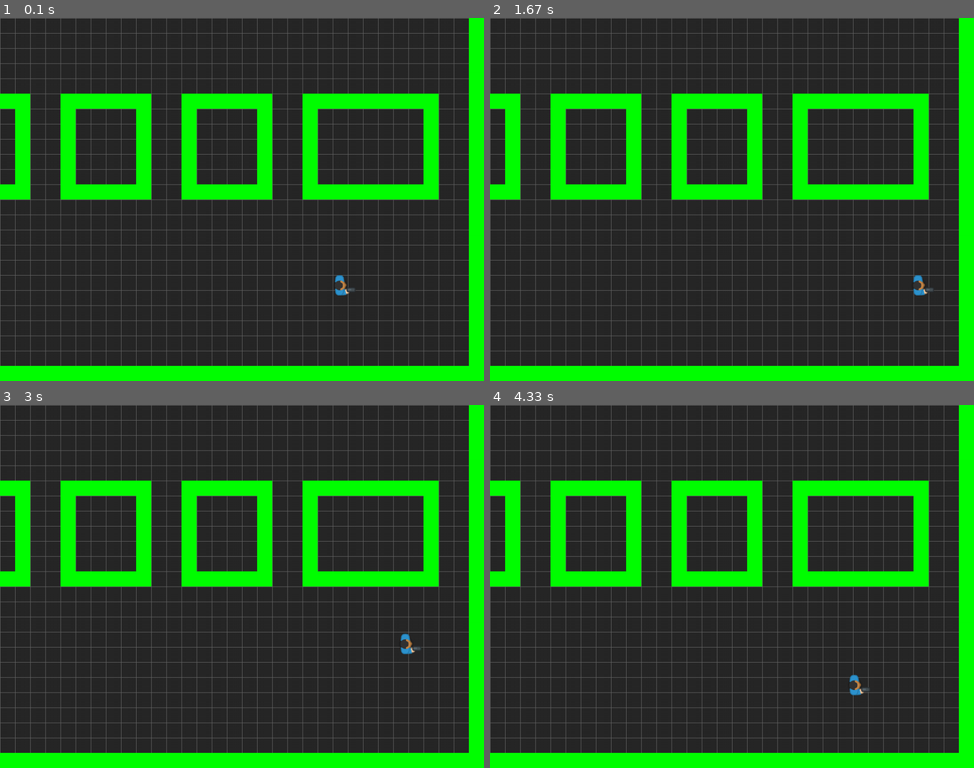
Above: before the commit, frames 1-4 (two rows, left to right).
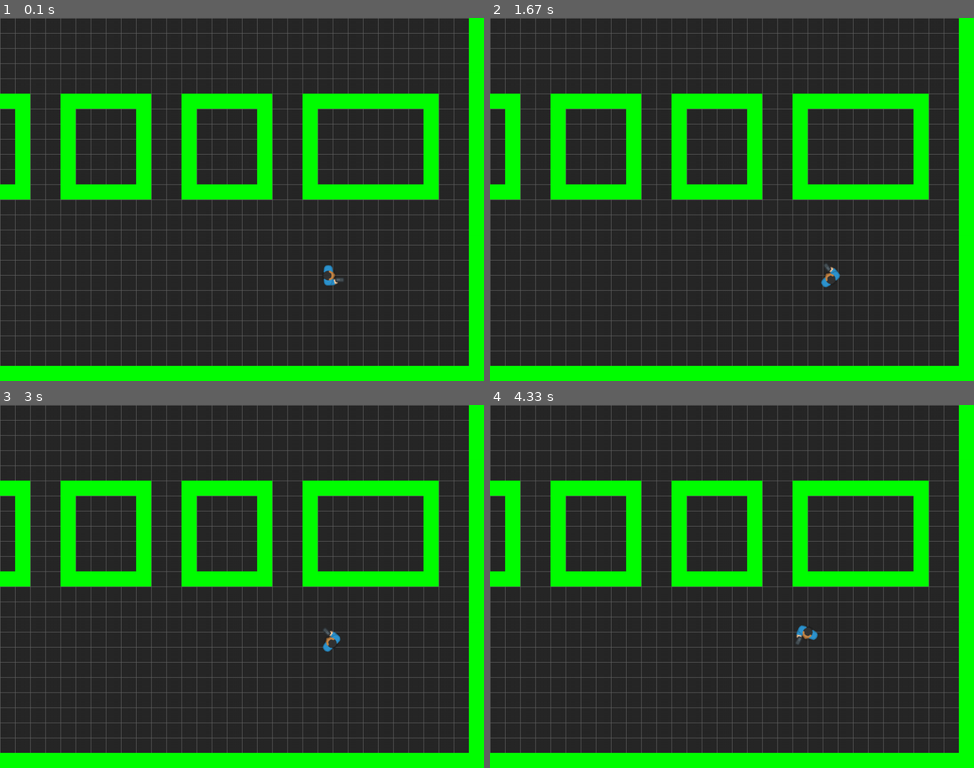
Above: after the commit, the same moments.

Repository: Akhliskun/PyRPG
Game: pygame game, started from main.py
Two runs of this game, one before a commit and one after it. Both use one fixed random seed, a clock stepped at 60 frames per second and the inputs below.
Inputs:
- Up to frame 1 (0.1 s): no input
- Up to frame 2 (1.67 s): hold A 0.33-0.8 s; hold Right 0.33-0.8 s; tap E at 0.83 s; hold D 1.17-1.63 s
- Up to frame 3 (3 s): hold Up 1.67-1.97 s; tap E at 1.82 s; hold D 2-2.47 s; hold Left from 2.5 s (still down)
- Up to frame 4 (4.33 s): release Left at 3.03 s; hold Q 3.07-3.37 s; hold S 3.07-3.37 s; tap E at 3.22, 4.32 s; hold Down 3.4-3.7 s; hold A 3.73-4.13 s; hold Up from 4.17 s (still down)

The runs differ from the first frame. In frame 1, 0.2% of the frame differs, in the area x 66-74%, y 68-77%; in frame 2, 0.2%; in frame 3, 0.2%; in frame 4, 0.2%, in the area x 63-79%, y 60-80%.

Commit message:
Redone player movement, now enabling free movement.   - Diagonal movement still available with Q and E

Diff:
--- a/main.py
+++ b/main.py
@@ -18,7 +18,6 @@
         img_folder = path.join(game_folder, 'img')
         self.map = Map(path.join(game_folder, 'map2.txt'))
         self.player_img = pg.image.load(path.join(img_folder, PLAYER_IMG)).convert_alpha()
-
 
     def new(self):
         # initialize all variables and do all the setup for a new game
@@ -61,6 +60,8 @@
         self.draw_grid()
         for sprite in self.all_sprites:
             self.screen.blit(sprite.image, self.camera.apply(sprite))
+        # pg.draw.rect(self.screen, WHITE, self.camera.apply(self.player), 2)
+        # pg.draw.rect(self.screen, RED, self.player.hit_rect, 2)
         pg.display.flip()
 
     def events(self):
--- a/settings.py
+++ b/settings.py
@@ -1,3 +1,5 @@
+import pygame as pg
+
 # define some colors (R, G, B)
 WHITE = (255, 255, 255)
 BLACK = (0, 0, 0)
@@ -8,7 +10,7 @@
 YELLOW = (255, 255, 0)
 
 # game settings
-WIDTH = 1024   # 16 * 64 or 32 * 32 or 64 * 16
+WIDTH = 1024  # 16 * 64 or 32 * 32 or 64 * 16
 HEIGHT = 768  # 16 * 48 or 32 * 24 or 64 * 12
 FPS = 60
 TITLE = "PyRPG"
@@ -20,4 +22,6 @@
 
 # Player settings
 PLAYER_SPEED = 200
+PLAYER_ROTATION_SPEED = 250
 PLAYER_IMG = 'manBlue_gun.png'
+PLAYER_HIT_RECT = pg.Rect(0, 0, 35, 35)
--- a/sprites.py
+++ b/sprites.py
@@ -1,5 +1,5 @@
 import pygame as pg
-
+from tilemap import collide_hit_rect
 from settings import *
 
 vec = pg.math.Vector2
@@ -12,54 +12,69 @@
         self.game = game
         self.image = game.player_img
         self.rect = self.image.get_rect()
+        self.hit_rect = PLAYER_HIT_RECT
+        self.hit_rect.center = self.rect.center
         self.vel = vec(x=0, y=0)
         self.pos = vec(x=x, y=y) * TILESIZE
+        self.rotation = 0
 
     def get_keys(self):
+        self.rotation_speed = 0
         self.vel = vec(x=0, y=0)
         keys = pg.key.get_pressed()
         if keys[pg.K_LEFT] or keys[pg.K_a]:
+            self.rotation_speed = PLAYER_ROTATION_SPEED
+        if keys[pg.K_RIGHT] or keys[pg.K_d]:
+            self.rotation_speed = -PLAYER_ROTATION_SPEED
+        if keys[pg.K_UP] or keys[pg.K_w]:
+            self.vel = vec(x=PLAYER_SPEED, y=0).rotate(-self.rotation)
+        if keys[pg.K_DOWN] or keys[pg.K_s]:
+            self.vel = vec(x=-PLAYER_SPEED / 2, y=0).rotate(self.rotation)
+        if keys[pg.K_q]:
             self.vel.x = -PLAYER_SPEED
-        if keys[pg.K_RIGHT] or keys[pg.K_d]:
+        if keys[pg.K_e]:
             self.vel.x = PLAYER_SPEED
-        if keys[pg.K_UP] or keys[pg.K_w]:
-            self.vel.y = -PLAYER_SPEED
-        if keys[pg.K_DOWN] or keys[pg.K_s]:
-            self.vel.y = PLAYER_SPEED
 
         # Detect diagonal movement and apply pythagoras theorem
         # This will keep the speed of diagonal movements the same
         # with horizontal / vertical movement
-        if (self.vel.x != 0) and (self.vel.y != 0):
-            self.vel *= 0.7071
+        # if (self.vel.x != 0) and (self.vel.y != 0):
+        #     self.vel *= 0.7071
+        # DON'T NEED THIS ANYMORE AND WE INTRODUCED FREE MOVEMENT
+        # GONNA KEEP THIS HERE FOR LATER USAGE?
 
     def collide_with_walls(self, dir):
         if dir == 'x':
-            hits = pg.sprite.spritecollide(self, self.game.walls, False)
+            hits = pg.sprite.spritecollide(self, self.game.walls, False, collide_hit_rect)
             if hits:
                 if self.vel.x > 0:
-                    self.pos.x = hits[0].rect.left - self.rect.width
+                    self.pos.x = hits[0].rect.left - self.hit_rect.width / 2
                 if self.vel.x < 0:
-                    self.pos.x = hits[0].rect.right
+                    self.pos.x = hits[0].rect.right + self.hit_rect.width / 2
                 self.vel.x = 0
-                self.rect.x = self.pos.x
+                self.hit_rect.centerx = self.pos.x
         if dir == 'y':
-            hits = pg.sprite.spritecollide(self, self.game.walls, False)
+            hits = pg.sprite.spritecollide(self, self.game.walls, False, collide_hit_rect)
             if hits:
                 if self.vel.y > 0:
-                    self.pos.y = hits[0].rect.top - self.rect.width
+                    self.pos.y = hits[0].rect.top - self.hit_rect.width / 2
                 if self.vel.y < 0:
-                    self.pos.y = hits[0].rect.bottom
+                    self.pos.y = hits[0].rect.bottom + self.hit_rect.width / 2
                 self.vel.y = 0
-                self.rect.y = self.pos.y
+                self.hit_rect.centery = self.pos.y
 
     def update(self):
         self.get_keys()
+        self.rotation = (self.rotation + self.rotation_speed * self.game.dt) % 360
+        self.image = pg.transform.rotate(self.game.player_img, self.rotation)
+        self.rect = self.image.get_rect()
+        self.hit_rect.center = self.pos
         self.pos += self.vel * self.game.dt
-        self.rect.x = self.pos.x
+        self.hit_rect.centerx = self.pos.x
         self.collide_with_walls('x')
-        self.rect.y = self.pos.y
+        self.hit_rect.centery = self.pos.y
         self.collide_with_walls('y')
+        self.rect.center = self.hit_rect.center
 
 
 class Wall(pg.sprite.Sprite):
--- a/tilemap.py
+++ b/tilemap.py
@@ -1,6 +1,10 @@
 import pygame as pg
 from os import path
 from settings import *
+
+
+def collide_hit_rect(one, two):
+    return one.hit_rect.colliderect(two.rect)
 
 
 class Map():
@@ -26,8 +30,8 @@
         return entity.rect.move(self.camera.topleft)
 
     def update(self, target):
-        x = -target.rect.x + int(WIDTH / 2)
-        y = -target.rect.y + int(HEIGHT / 2)
+        x = -target.rect.centerx + int(WIDTH / 2)
+        y = -target.rect.centery + int(HEIGHT / 2)
 
         # Limit scrolling to map size
         x = min(0, x)  # left
